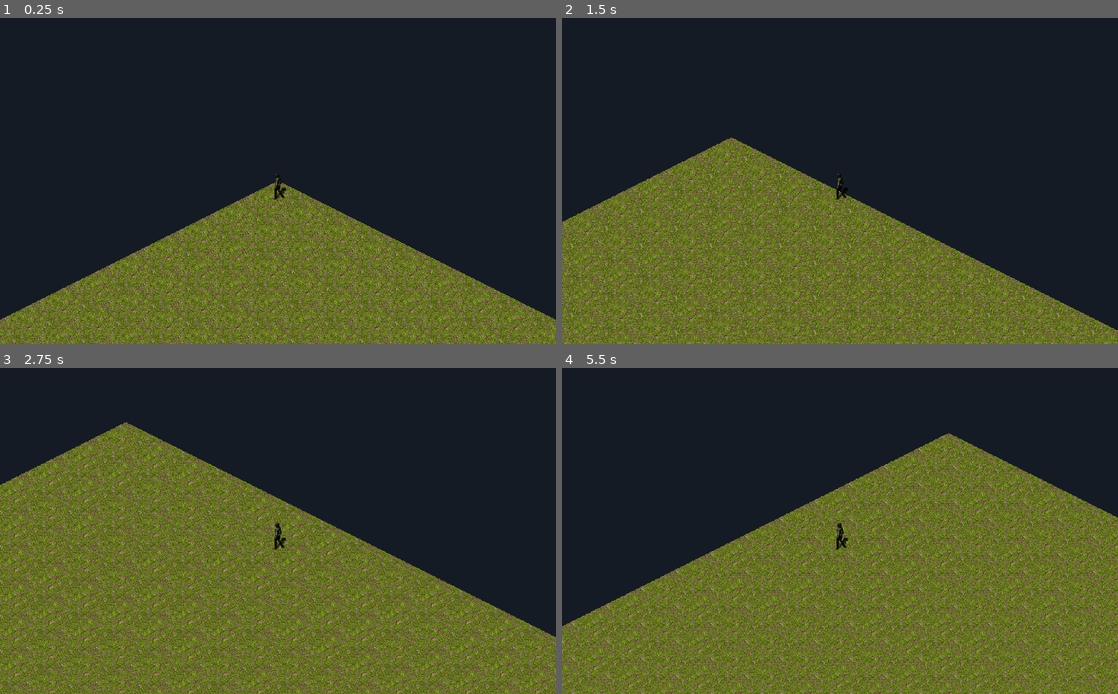
Above: before the commit, frames 1-4 (two rows, left to right).
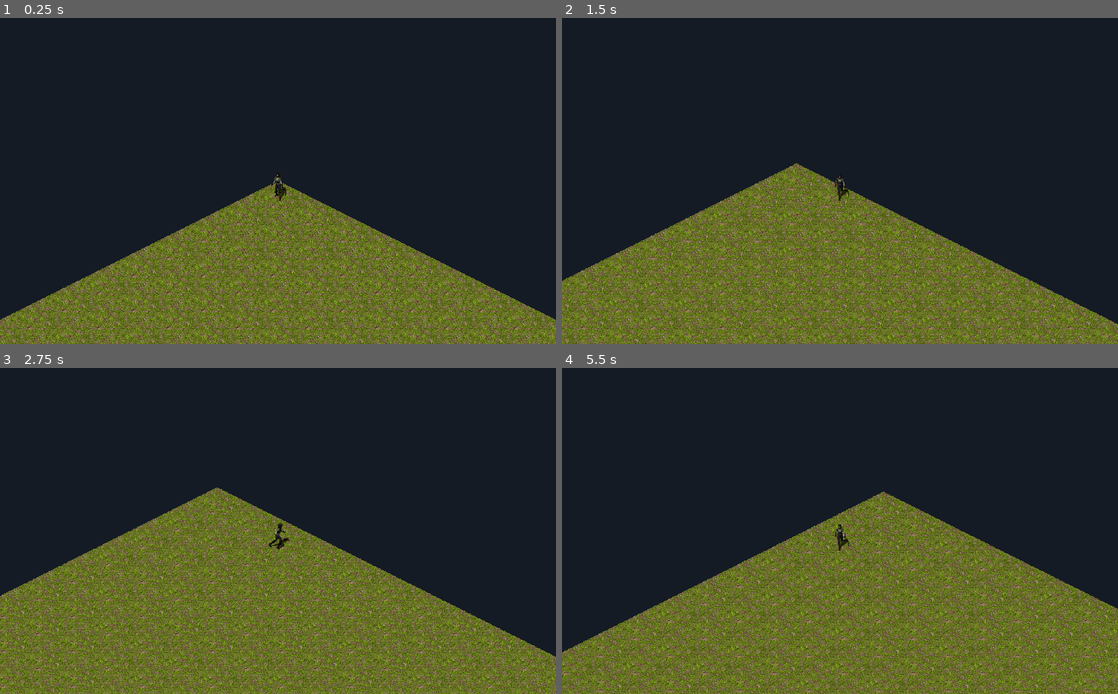
Above: after the commit, the same moments.

Repository: b-irsigler/komtur
Game: Godot game, scene res://WorldGenerator.tscn
The game is run twice, just before and just after one commit, with the same random seed, the same clock (stepped at 60 frames per second) and the same inputs.
Inputs:
- Up to frame 1 (0.25 s): no input
- Up to frame 2 (1.5 s): tap Enter (ui_accept) at 0.5, 0.77 s; hold Right (move_right) 0.53-1.28 s; hold Down (move_down) from 1.28 s (still down)
- Up to frame 3 (2.75 s): tap Enter (ui_accept) at 1.52 s; release Down (move_down) at 2.03 s; hold Right (move_right) from 2.03 s (still down)
- Up to frame 4 (5.5 s): release Right (move_right) at 2.78 s; hold Up (move_up) 2.78-3.53 s; tap Enter (ui_accept) at 3.02, 3.77, 4.52 s; hold Left (move_left) 3.53-5.03 s; hold Down (move_down) from 5.03 s (still down)

The runs differ from the first frame. In frame 1, less than 0.1% of the frame differs, in the area x 48-52%, y 47-57%; in frame 2, 27%; in frame 3, 39%; in frame 4, 40%, in the area x 0-100%, y 20-100%.

Commit message:
Add motion

Diff:
--- a/game/scenes/christine.gd
+++ b/game/scenes/christine.gd
@@ -1,12 +1,25 @@
 extends KinematicBody2D
 
-const MOTION_SPEED = 400 # Pixels/second.
+const MOTION_SPEED = 160 # Pixels/second.
+
+onready var animationPlayer = $AnimationPlayer
+onready var animationTree = $AnimationTree
+onready var animationState = animationTree.get("parameters/playback")
 
 func _physics_process(_delta):
 	var motion = Vector2()
 	motion.x = Input.get_action_strength("move_right") - Input.get_action_strength("move_left")
 	motion.y = Input.get_action_strength("move_down") - Input.get_action_strength("move_up")
 	motion.y /= float(2)
-	motion = motion.normalized() * MOTION_SPEED
+
+	if motion != Vector2.ZERO:
+		animationTree.set("parameters/Idle/blend_position", motion.normalized())
+		animationTree.set("parameters/Run/blend_position", motion.normalized())
+		animationState.travel("Run")
+		motion = motion.normalized() * MOTION_SPEED
+		print(motion.normalized())
+	if motion == Vector2.ZERO:
+		animationState.travel("Idle")
+		motion = motion.normalized() * MOTION_SPEED
 	#warning-ignore:return_value_discarded
 	move_and_slide(motion)
--- a/game/scenes/christine.tscn
+++ b/game/scenes/christine.tscn
@@ -102,7 +102,7 @@
 "times": PoolRealArray( 0, 0.1, 0.2, 0.3, 0.4, 0.5, 0.6 ),
 "transitions": PoolRealArray( 1, 1, 1, 1, 1, 1, 1 ),
 "update": 1,
-"values": [ 198, 199, 200, 201, 202, 203, 204 ]
+"values": [ 196, 197, 197, 197, 197, 197, 196 ]
 }
 
 [sub_resource type="Animation" id=8]
@@ -170,7 +170,7 @@
 
 [sub_resource type="AnimationNodeBlendSpace2D" id=15]
 blend_point_0/node = SubResource( 11 )
-blend_point_0/pos = Vector2( -1, -0.1 )
+blend_point_0/pos = Vector2( -1, 0 )
 blend_point_1/node = SubResource( 12 )
 blend_point_1/pos = Vector2( 0, 0.9 )
 blend_point_2/node = SubResource( 13 )
@@ -202,15 +202,21 @@
 blend_point_3/pos = Vector2( 0, -0.9 )
 blend_mode = 1
 
+[sub_resource type="AnimationNodeStateMachineTransition" id=23]
+
+[sub_resource type="AnimationNodeStateMachineTransition" id=24]
+
 [sub_resource type="AnimationNodeStateMachine" id=21]
 states/Idle/node = SubResource( 15 )
 states/Idle/position = Vector2( 260, 85 )
 states/Run/node = SubResource( 20 )
 states/Run/position = Vector2( 466, 98 )
-
-[sub_resource type="AnimationNodeStateMachinePlayback" id=22]
-
-[node name="KinematicBody2D" type="KinematicBody2D"]
+transitions = [ "Idle", "Run", SubResource( 23 ), "Run", "Idle", SubResource( 24 ) ]
+start_node = "Idle"
+
+[sub_resource type="AnimationNodeStateMachinePlayback" id=25]
+
+[node name="Christine" type="KinematicBody2D"]
 script = ExtResource( 1 )
 __meta__ = {
 "_edit_group_": true
@@ -243,6 +249,6 @@
 tree_root = SubResource( 21 )
 anim_player = NodePath("../AnimationPlayer")
 active = true
-parameters/playback = SubResource( 22 )
-parameters/Idle/blend_position = Vector2( 0, 0 )
-parameters/Run/blend_position = Vector2( 0, 0 )
+parameters/playback = SubResource( 25 )
+parameters/Idle/blend_position = Vector2( -0.0168067, 0.586207 )
+parameters/Run/blend_position = Vector2( 0.00336134, 0.887931 )
Not shown: 1 places in game/scenes/christine.tscn that only renumber resources
